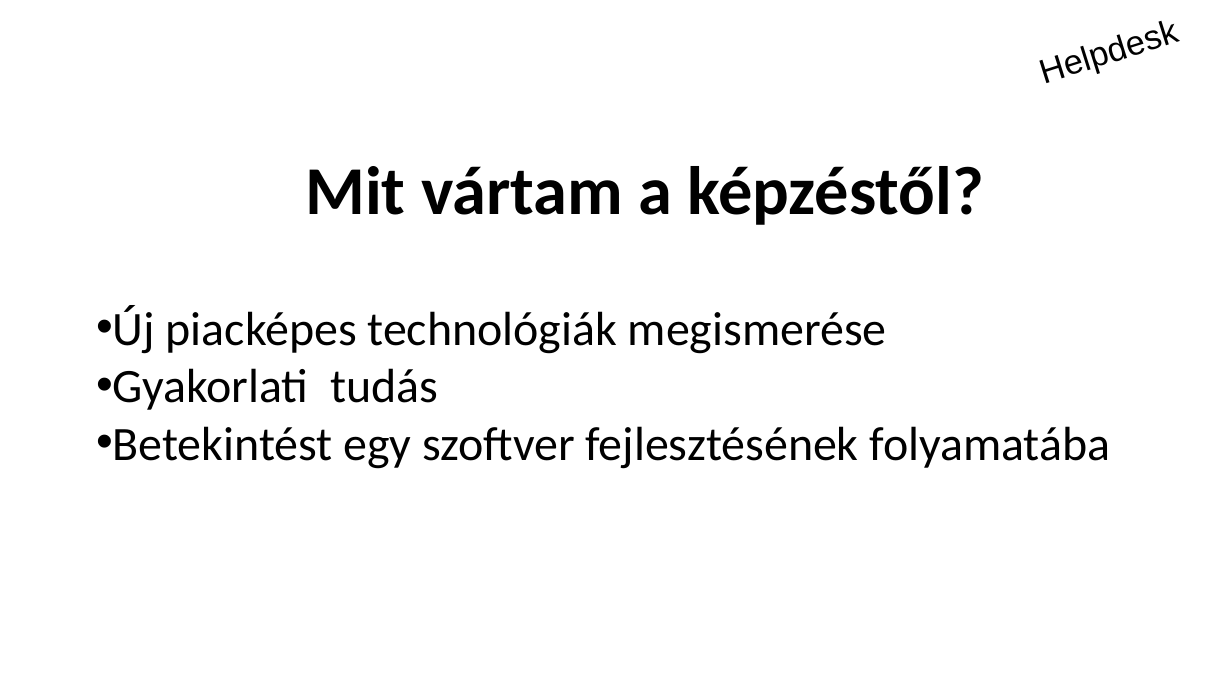
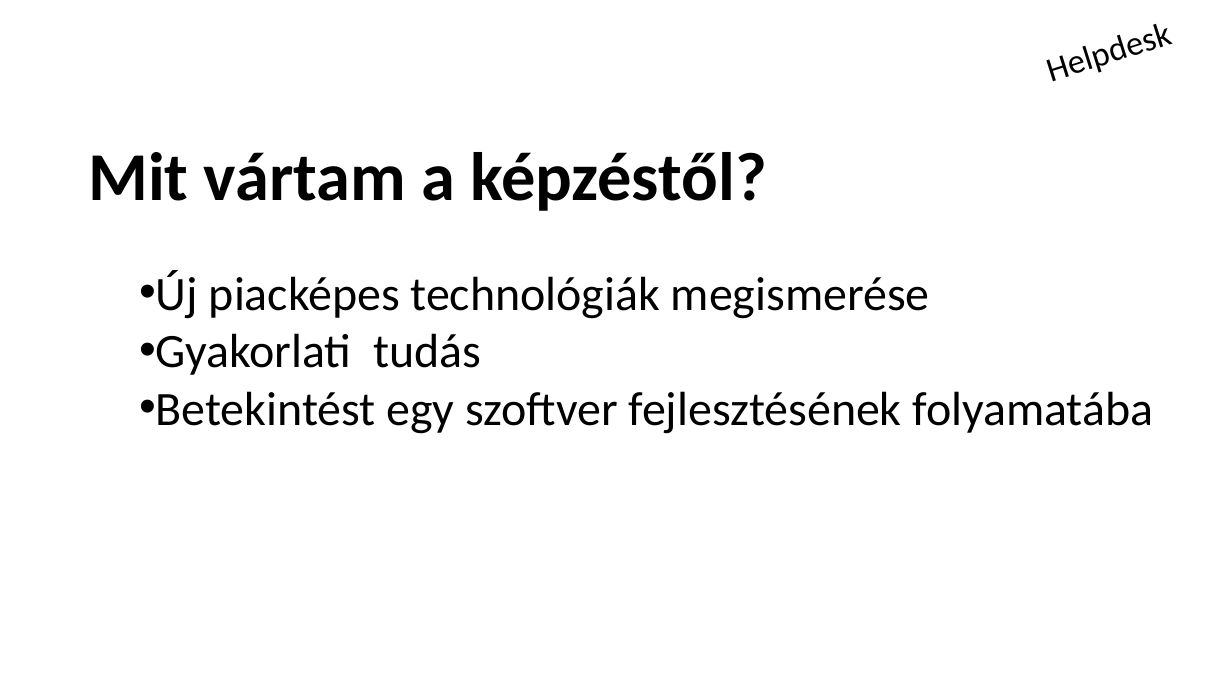
Before and after one commit to schonherz-java-ee-2016-q4/project, a slide deck: slide 2 of presentation/Helpdesk/Tóth László/toth_laszlo.pptx (slide 3 before the commit). Drawn at 1232x693 pixels with LibreOffice and Linux fonts; fonts in the diff are those of the drawing; background and template pictures are left out. Boxes give left, top, right and bottom in pixels: in the first picture for what was removed or moved away, otherwise in the second. Text is boxed around its words. In the diff, an @@ line names an element or a change of style, - is before the commit and + after.

```diff
--- a/presentation/Helpdesk/Tóth László/toth_laszlo.pptx
+++ b/presentation/Helpdesk/Tóth László/toth_laszlo.pptx
@@ text "Helpdesk" at <box>999,0,1215,108</box>: font Arial to Calibri @@
@@ text "Mit vártam a képzéstől?": place and size @@
-text "Mit vártam a képzéstől?" at <box>305,166,984,225</box>
+text "Mit vártam a képzéstől?" at <box>88,152,767,211</box>
@@ text "Új piacképes technológiák megismerése": place and size @@
-text "Új piacképes technológiák megismerése" at <box>113,305,1111,469</box>
+text "Új piacképes technológiák megismerése" at <box>156,270,1154,434</box>
```
Also in this commit, not shown: 6 other slides changed, 1 slide removed.
